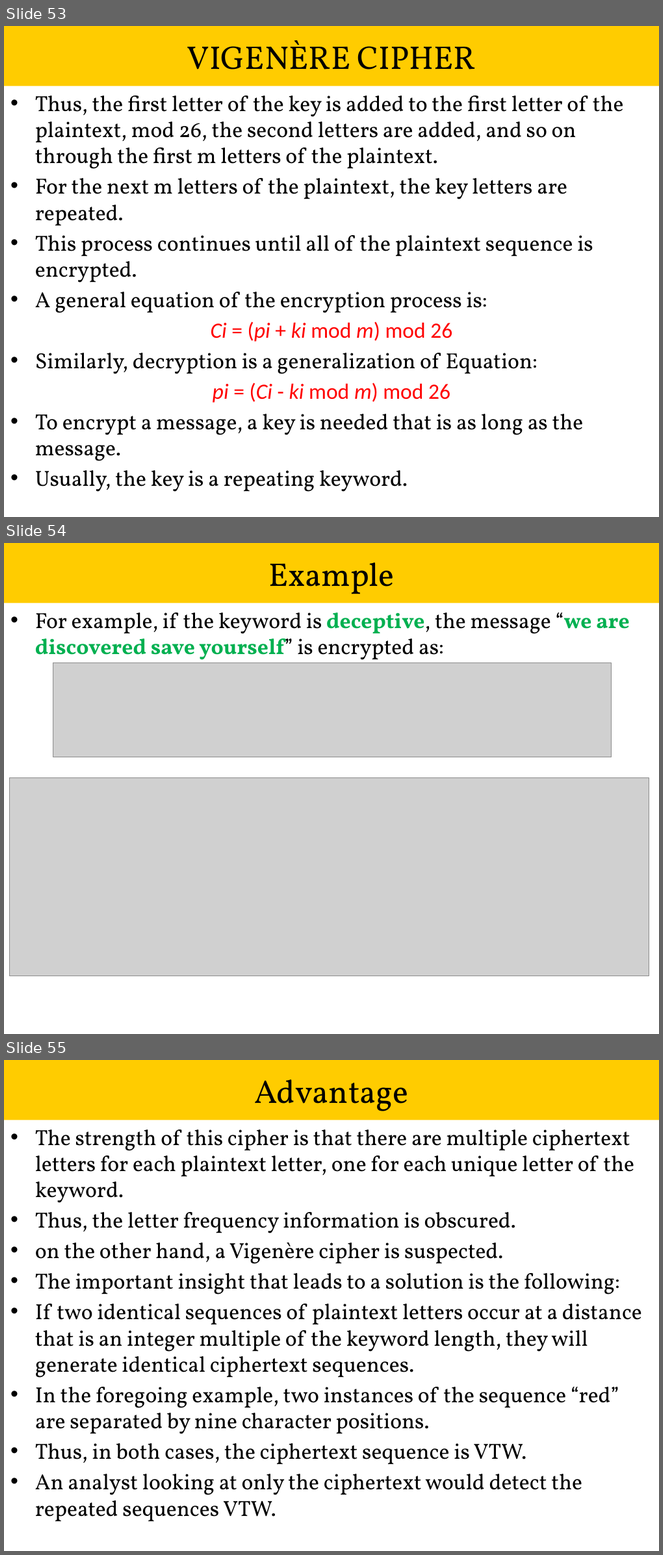
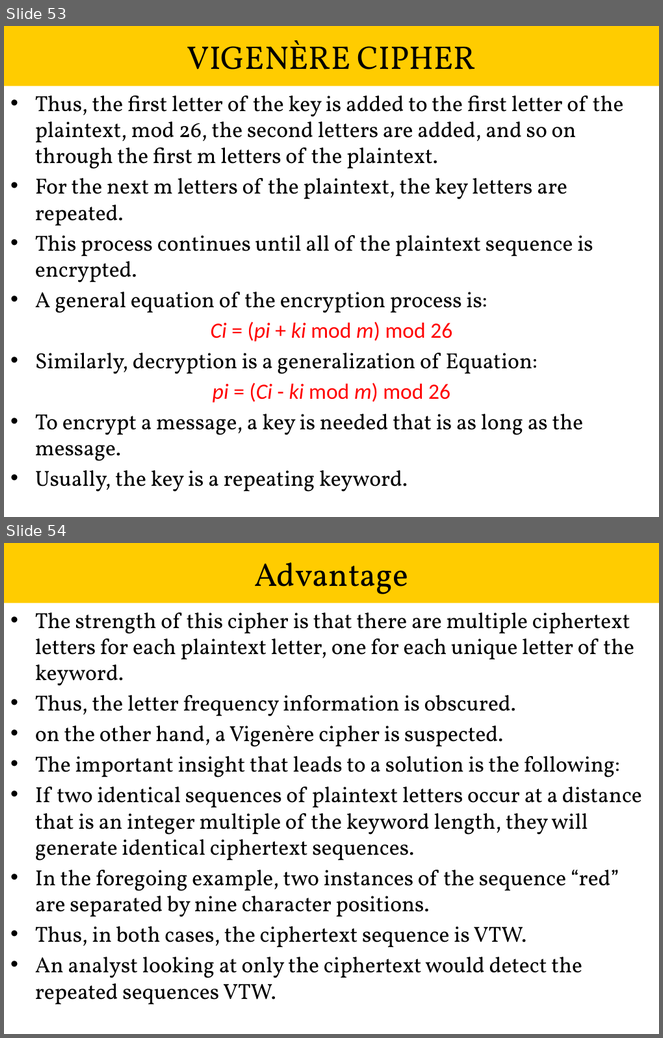
Before and after one commit to Adi-Senku69/College, a slide deck: 6th sem/Cybersecurity/Unit-01.pptx. Shown one above the other, each under a label of ours: slides 53, 54 and 55 before the commit, slides 53 and 54 after it. The pictures are 663x1555 and 663x1038 pixels, drawn with LibreOffice and Linux fonts; fonts in the diff are those of the drawing; grey boxes stand for pictures. Boxes give left, top, right and bottom in pixels: in the first picture for what was removed or moved away, otherwise in the second. Text is boxed around its words. In the diff, an @@ line names an element or a change of style, - is before the commit and + after.

```diff
--- a/6th sem/Cybersecurity/Unit-01.pptx
+++ b/6th sem/Cybersecurity/Unit-01.pptx
@@ slide 54 removed at (4, 543, 659, 1034), background #FFFFFF @@
@@ title removed at (4, 543, 659, 603) @@
-Example
@@ text removed at (35, 613, 629, 665) @@
-• For example, if the keyword is deceptive, the message “we are discovered save yourself” is encrypted as:
@@ picture removed at (53, 663, 611, 757) @@
@@ picture removed at (9, 778, 649, 976) @@
@@ what was slide 55 is now slide 54 @@
```
Also in this commit, not shown: 3 slides changed, 8 other files.
